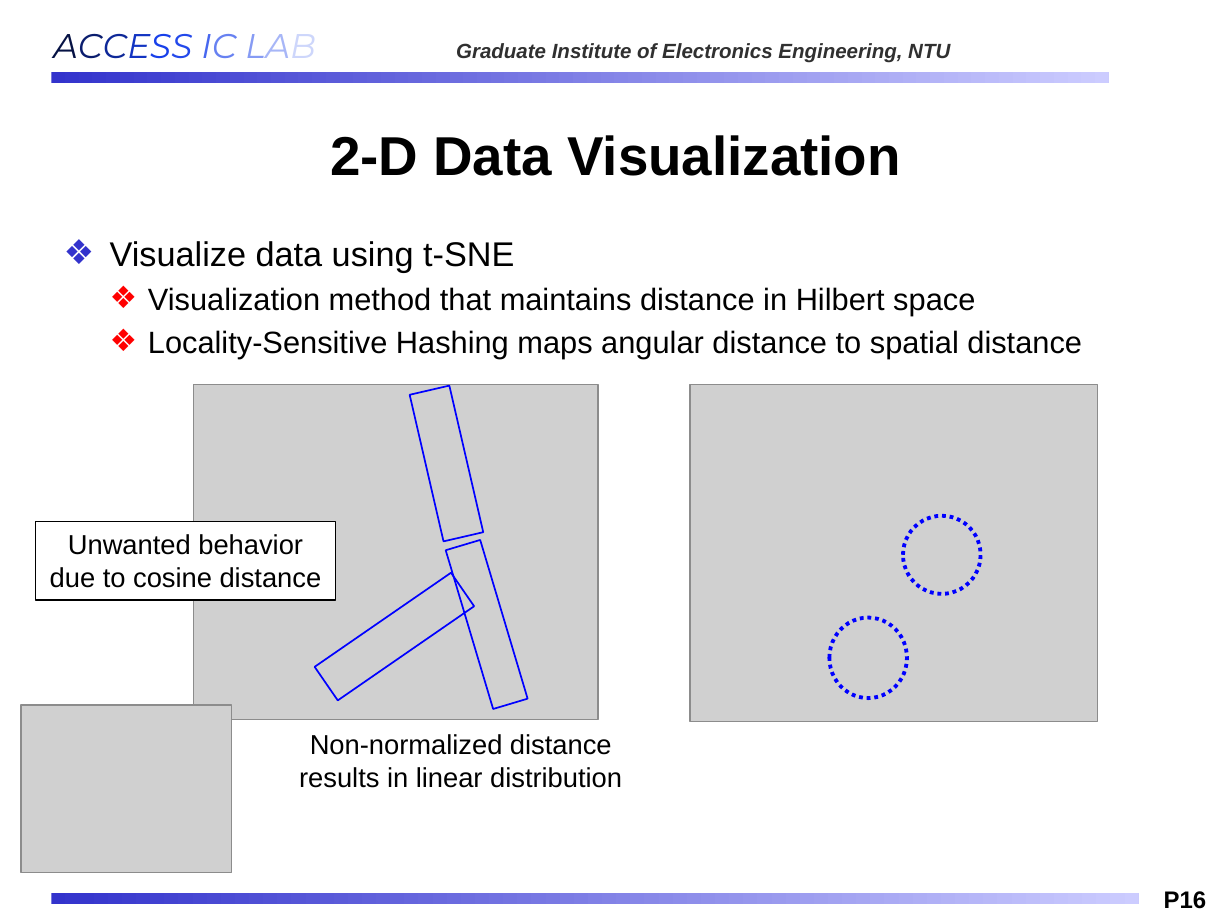
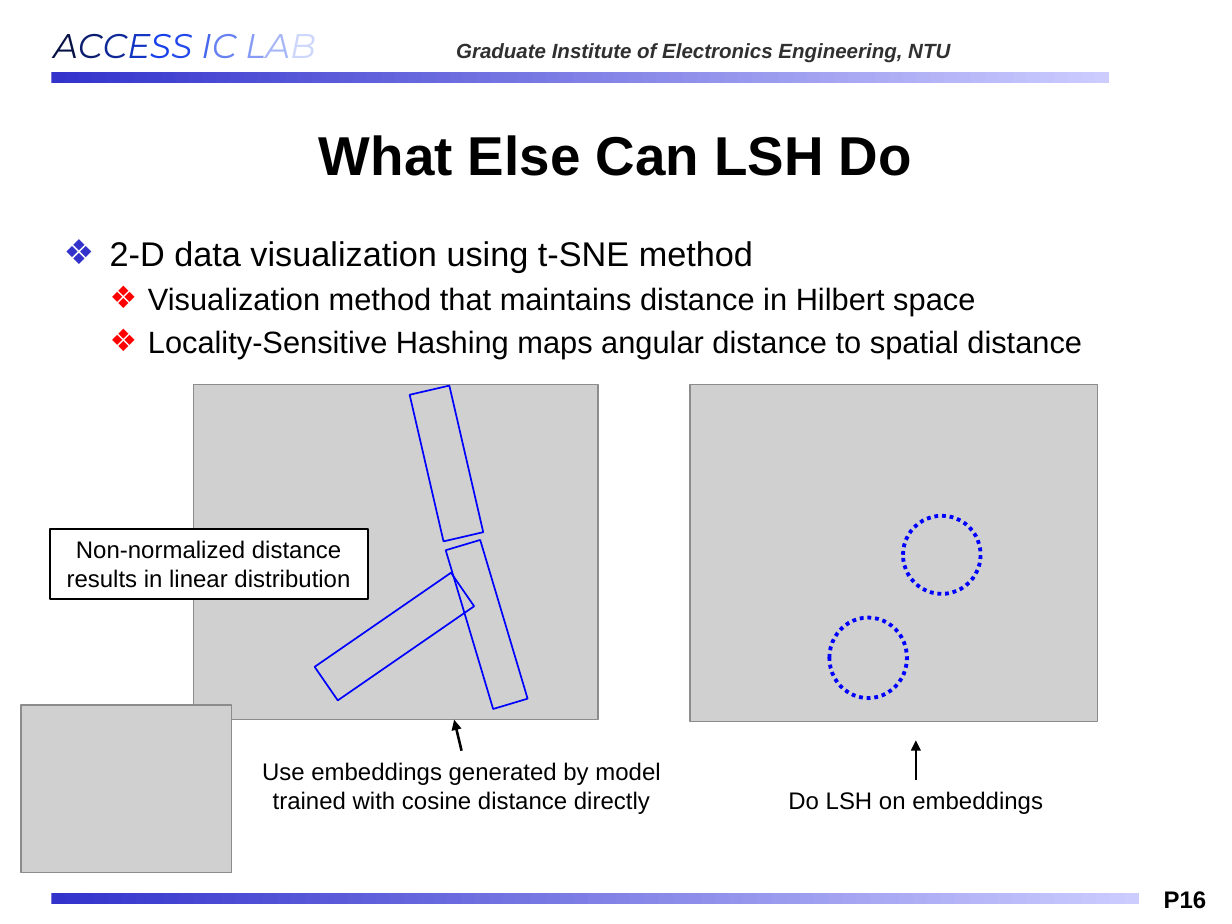
Before and after one commit to Oniontow/AndyWu_Project, a slide deck: slide 16 of b11901027_王仁軒.pptx. Drawn at 1232x924 pixels with LibreOffice and Linux fonts; fonts in the diff are those of the drawing; grey boxes stand for pictures; background and template pictures are left out. Boxes give left, top, right and bottom in pixels: in the first picture for what was removed or moved away, otherwise in the second. Text is boxed around its words. In the diff, an @@ line names an element or a change of style, - is before the commit and + after.

```diff
--- a/b11901027_王仁軒.pptx
+++ b/b11901027_王仁軒.pptx
@@ title at box(319, 135, 912, 176): text changed @@
-2-D Data Visualization
+What Else Can LSH Do
@@ text at box(110, 241, 753, 272): text changed @@
-❖ Visualize data using t-SNE
+❖ 2-D data visualization using t-SNE method
@@ rectangle "Non-normalized distance results in linear ...": place and size @@
-rectangle "Non-normalized distance results in linear ..." at box(36, 521, 335, 600)
+rectangle "Non-normalized distance results in linear ..." at box(49, 529, 367, 599)
@@ text in rectangle at box(67, 540, 350, 588): text changed; size 16 to 14 pt @@
-Unwanted behavior due to cosine distance
+Non-normalized distance results in linear distribution
@@ arrow added from (462, 750) to (455, 719), #000000 1.5 pt @@
@@ text removed at box(299, 734, 622, 788) @@
-Non-normalized distance results in linear distribution
@@ arrow added from (915, 780) to (915, 740), #000000 1.5 pt @@
@@ text added at box(262, 762, 660, 814), 14 pt, text #000000 @@
+Use embeddings generated by model trained with cosine distance directly
@@ text added at box(788, 791, 1043, 814), 14 pt, text #000000 @@
+Do LSH on embeddings
```
Also in this commit, not shown: 2 other slides changed, 2 slides added, 1 slide removed, 2 other files.
